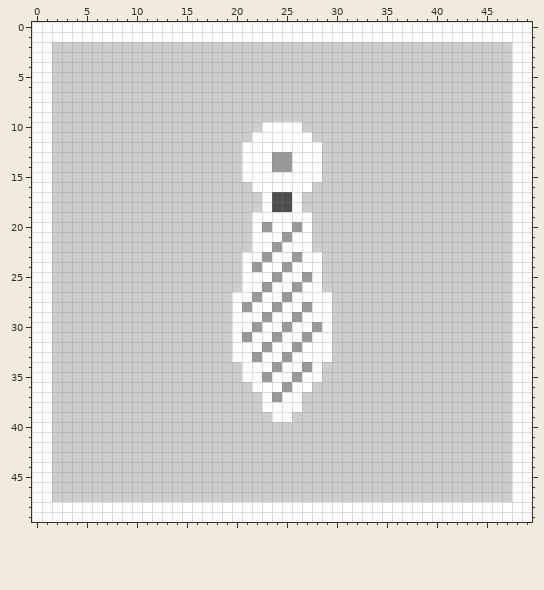
Two versions of one pixel-art file, deltaworld/assets/textures/achievement_lawyer.aseprite. The picture above is the old version.
50x50 pixels, 1 frame.
Once edited:
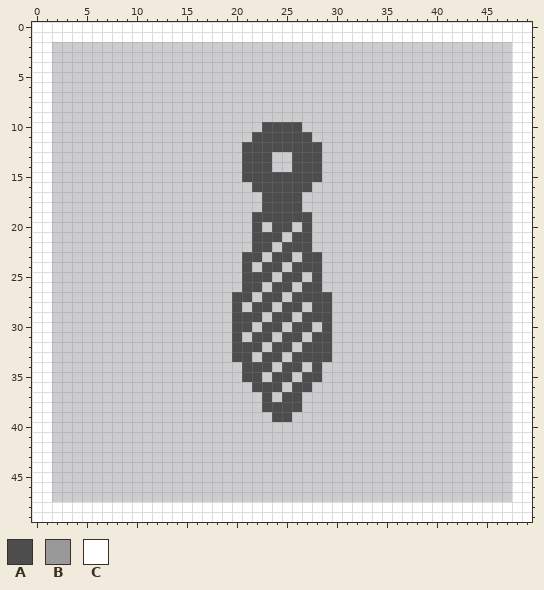
Palette (. is transparent): A #4d4d4d  B #999999  C #ffffff
Log entry: Improved achievement menu alignment, darkened achievement textures when locked
From old to new:
{"y":10,"x":23,"old":"CCCC","new":"AAAA"}
{"y":11,"x":22,"old":"CCCCCC","new":"AAAAAA"}
{"y":12,"x":21,"old":"CCCCCCCC","new":"AAAAAAAA"}
{"y":13,"x":21,"old":"CCCBBCCC","new":"AAA..AAA"}
{"y":14,"x":21,"old":"CCCBBCCC","new":"AAA..AAA"}
{"y":15,"x":21,"old":"CCCCCCCC","new":"AAAAAAAA"}
{"y":16,"x":22,"old":"CCCCCC","new":"AAAAAA"}
{"y":17,"x":23,"old":"C","new":"A"}
{"y":17,"x":26,"old":"C","new":"A"}
{"y":18,"x":23,"old":"C","new":"A"}
{"y":18,"x":26,"old":"C","new":"A"}
{"y":19,"x":22,"old":"CCCCCC","new":"AAAAAA"}
{"y":20,"x":22,"old":"CBCCBC","new":"A.AA.A"}
{"y":21,"x":22,"old":"CCCBCC","new":"AAA.AA"}
{"y":22,"x":22,"old":"CCBCCC","new":"AA.AAA"}
{"y":23,"x":21,"old":"CCBCCBCC","new":"AA.AA.AA"}
{"y":24,"x":21,"old":"CBCCBCCC","new":"A.AA.AAA"}
{"y":25,"x":21,"old":"CCCBCCBC","new":"AAA.AA.A"}
{"y":26,"x":21,"old":"CCBCCBCC","new":"AA.AA.AA"}
{"y":27,"x":20,"old":"CCBCCBCCCC","new":"AA.AA.AAAA"}
{"y":28,"x":20,"old":"CBCCBCCBCC","new":"A.AA.AA.AA"}
{"y":29,"x":20,"old":"CCCBCCBCCC","new":"AAA.AA.AAA"}
{"y":30,"x":20,"old":"CCBCCBCCBC","new":"AA.AA.AA.A"}
{"y":31,"x":20,"old":"CBCCBCCBCC","new":"A.AA.AA.AA"}
{"y":32,"x":20,"old":"CCCBCCBCCC","new":"AAA.AA.AAA"}
{"y":33,"x":20,"old":"CCBCCBCCCC","new":"AA.AA.AAAA"}
{"y":34,"x":21,"old":"CCCBCCBC","new":"AAA.AA.A"}
{"y":35,"x":21,"old":"CCBCCBCC","new":"AA.AA.AA"}
{"y":36,"x":22,"old":"CCCBCC","new":"AAA.AA"}
{"y":37,"x":23,"old":"CBCC","new":"A.AA"}
{"y":38,"x":23,"old":"CCCC","new":"AAAA"}
{"y":39,"x":24,"old":"CC","new":"AA"}
